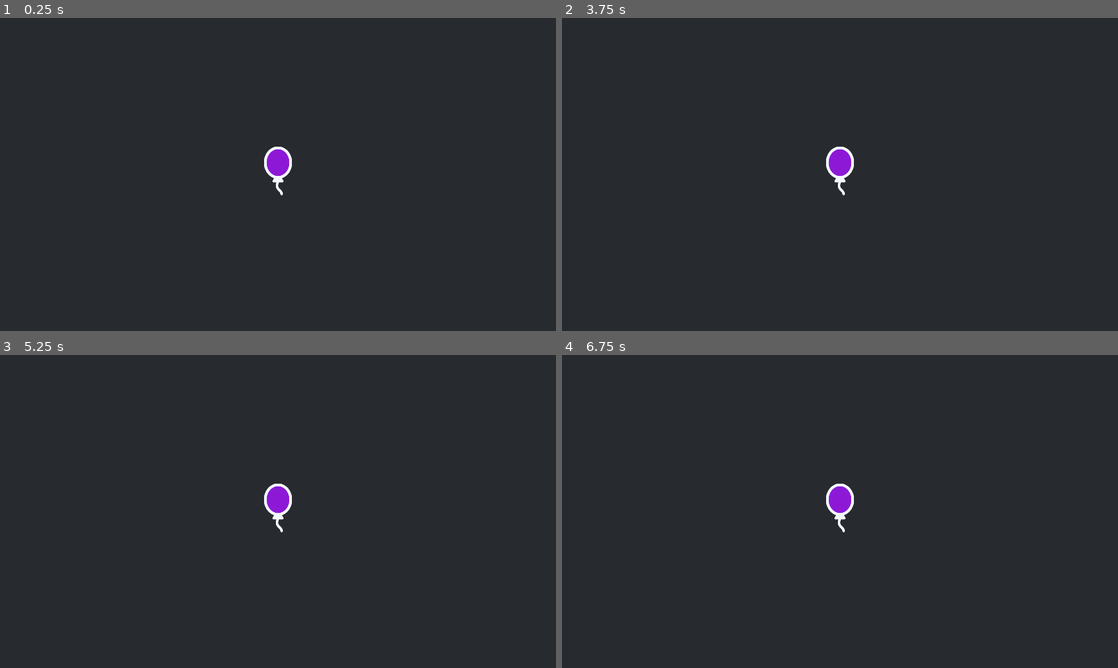
Above: before the commit, frames 1-4 (two rows, left to right).
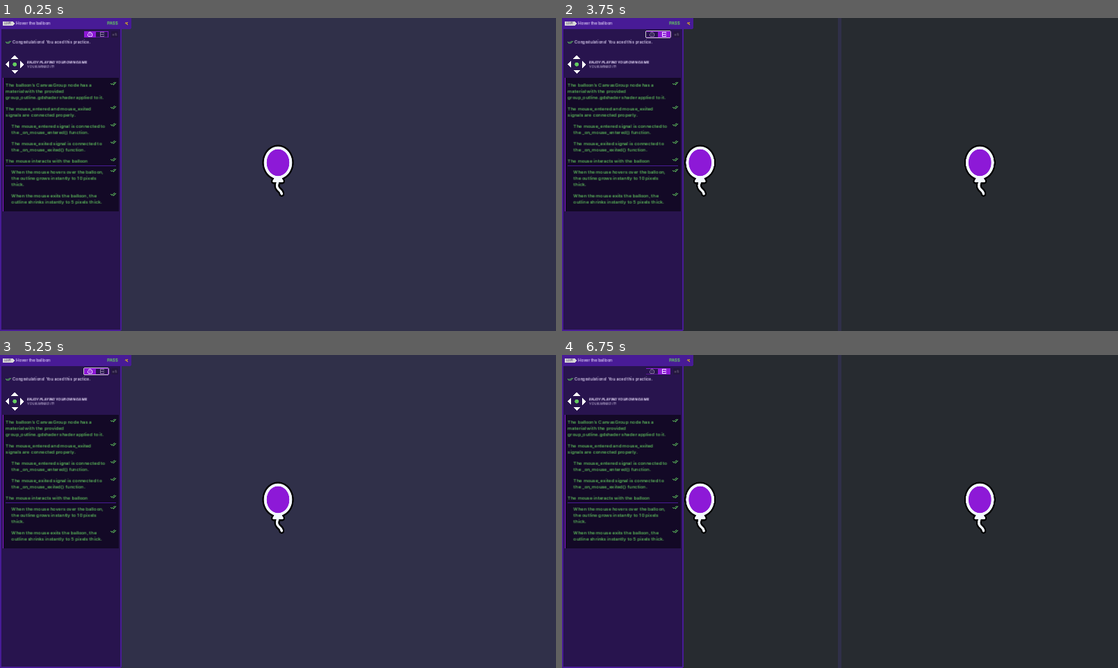
Above: after the commit, the same moments.

Repository: dnskvlnko/2d-GameDev-Course
Game: Godot game, scene res://practices/L3.P1.hover_the_balloon/hover_the_balloon.tscn
Same seed, same stepped clock (60 frames per second), same inputs: the game is played once before the commit and once after it. This scene is started directly instead of the project's main scene.
Inputs (mouse positions are in pixels of both pictures, inside the frame that each line leads up to):
- Up to frame 1 (0.25 s): no input
- Up to frame 2 (3.75 s): click (689, 24) at 0.52 s; tap Enter at 1.25, 2.75 s; move the mouse to (962, 158) at 1.27 s; press the mouse at (962, 158) at 1.28 s; hold D (move_right) 1.28-2.03 s; tap Space at 1.52, 2, 2.27 s; move the mouse to (728, 190) at 2.02 s; release the mouse at (728, 190) at 2.03 s; hold S (move_down) 2.03-2.78 s; right-click (728, 190) at 2.1 s; click (728, 190) at 2.17 s; move the mouse to (895, 105) at 2.77 s; hold D (move_right) 2.78-3.5 s; tap Z at 2.85 s; click (895, 105) at 2.92 s; click (656, 33) at 3.52 s
- Up to frame 3 (5.25 s): tap Space at 4.25, 4.52 s; move the mouse to (250, 574) at 4.27 s; hold W (move_up) 4.28-5.03 s; click (250, 574) at 4.35 s; tap Enter at 5 s; move the mouse to (444, 558) at 5.02 s; hold A (move_left) from 5.03 s (still down); hold Right mouse button (right_click) from 5.03 s (still down); click (444, 558) at 5.17 s
- Up to frame 4 (6.75 s): tap Space at 5.27, 5.75, 6.02 s; move the mouse to (673, 464) at 5.77 s; release Right mouse button (right_click) at 5.78 s; tap Z at 5.85 s; click (673, 464) at 5.92 s; move the mouse to (867, 511) at 6.52 s; release A (move_left) at 6.53 s; press the mouse at (867, 511) at 6.53 s; hold S (move_down) from 6.53 s (still down)

The runs differ from the first frame. In frame 1, 99% of the frame differs, in the area x 0-100%, y 0-100%; in frame 2, 23%; in frame 3, 99%; in frame 4, 23%.

Commit message:
L3.P1

Diff:
--- a/M06.looting_workbook/practices/L3.P1.hover_the_balloon/balloon_hover.gd
+++ b/M06.looting_workbook/practices/L3.P1.hover_the_balloon/balloon_hover.gd
@@ -3,19 +3,17 @@
 @onready var canvas_group: CanvasGroup = $CanvasGroup
 @onready var canvas_group_has_material: bool = canvas_group.material != null
 
-
 func _ready() -> void:
+	mouse_entered.connect(_on_mouse_entered)
+	mouse_exited.connect(_on_mouse_exited)
 	set_outline_thickness(5.0)
-
 
 func set_outline_thickness(new_thickness: float) -> void:
 	if canvas_group_has_material:
 		canvas_group.material.set_shader_parameter("line_thickness", new_thickness)
 
-
 func _on_mouse_entered() -> void:
-	pass
-
+	set_outline_thickness(10.0)
 
 func _on_mouse_exited() -> void:
-	pass
+	set_outline_thickness(5.0)
--- a/M06.looting_workbook/practices/L3.P1.hover_the_balloon/balloon_hover.tscn
+++ b/M06.looting_workbook/practices/L3.P1.hover_the_balloon/balloon_hover.tscn
@@ -1,12 +1,19 @@
-[gd_scene load_steps=5 format=3]
+[gd_scene load_steps=7 format=3 uid="uid://bmnlfjtdf8ns2"]
 
 [ext_resource type="Script" path="res://practices/L3.P1.hover_the_balloon/balloon_hover.gd" id="1_vlnte"]
-[ext_resource type="Texture2D" path="res://practices/L3.P1.hover_the_balloon/balloon_tail.png" id="2_vuggf"]
-[ext_resource type="Texture2D" path="res://practices/L3.P1.hover_the_balloon/balloon_top.png" id="3_ora8m"]
+[ext_resource type="Texture2D" uid="uid://cf487car4l5gm" path="res://practices/L3.P1.hover_the_balloon/balloon_tail.png" id="2_vuggf"]
+[ext_resource type="Shader" path="res://practices/L3.P1.hover_the_balloon/group_outline.gdshader" id="2_woa1b"]
+[ext_resource type="Texture2D" uid="uid://b1adpk1vpdh7r" path="res://practices/L3.P1.hover_the_balloon/balloon_top.png" id="3_ora8m"]
 
 [sub_resource type="CapsuleShape2D" id="CapsuleShape2D_cs4t6"]
 radius = 47.0
 height = 166.0
+
+[sub_resource type="ShaderMaterial" id="ShaderMaterial_oqyt6"]
+shader = ExtResource("2_woa1b")
+shader_parameter/line_color = Color(0, 0, 0, 1)
+shader_parameter/line_thickness = 4.0
+shader_parameter/viewport_scale = Vector2(1, 1)
 
 [node name="BalloonHover" type="Area2D"]
 position = Vector2(960, 540)
@@ -19,6 +26,7 @@
 shape = SubResource("CapsuleShape2D_cs4t6")
 
 [node name="CanvasGroup" type="CanvasGroup" parent="."]
+material = SubResource("ShaderMaterial_oqyt6")
 position = Vector2(0, 33)
 
 [node name="Tail" type="Sprite2D" parent="CanvasGroup"]
--- a/M06.looting_workbook/practices/L3.P1.hover_the_balloon/hover_the_balloon.tscn
+++ b/M06.looting_workbook/practices/L3.P1.hover_the_balloon/hover_the_balloon.tscn
@@ -1,16 +1,11 @@
-[gd_scene load_steps=3 format=3]
+[gd_scene load_steps=2 format=3 uid="uid://dw0gb7ytrfj3d"]
 
-[ext_resource type="PackedScene" path="res://practices/L3.P1.hover_the_balloon/balloon_hover.tscn" id="1_biewv"]
-[ext_resource type="Script" path="res://practices/L3.P1.hover_the_balloon/balloon_hover.gd" id="2_mo74b"]
+[ext_resource type="PackedScene" uid="uid://bmnlfjtdf8ns2" path="res://practices/L3.P1.hover_the_balloon/balloon_hover.tscn" id="1_biewv"]
 
 [node name="HoverTheBalloon" type="Node2D"]
 metadata/_edit_horizontal_guides_ = []
 
-[node name="BalloonHover" type="Area2D" parent="." instance=ExtResource("1_biewv")]
-position = Vector2(960, 540)
-collision_layer = 2
-collision_mask = 0
-script = ExtResource("2_mo74b")
+[node name="BalloonHover" parent="." instance=ExtResource("1_biewv")]
 
 [node name="ExtraVisuals" type="Node" parent="."]
 
@@ -20,7 +15,7 @@
 [node name="CanvasLayer" type="CanvasLayer" parent="ExtraVisuals"]
 layer = -1
 
-[node name="ColorRect" type="ColorRect" parent="ExtraVisuals/CanvasLayer"]
+[node name="ColorRect" type="ColorRect" parent="ExtraVisuals/CanvasLayer" groups=["GDFExcludeVisibility"]]
 anchors_preset = 15
 anchor_right = 1.0
 anchor_bottom = 1.0
--- a/M06.looting_workbook/project.godot
+++ b/M06.looting_workbook/project.godot
@@ -16,6 +16,11 @@
 config/features=PackedStringArray("4.2", "Forward Plus")
 config/icon="res://icon_looting.png"
 
+[autoload]
+
+UITestPanel="*res://addons/gdquest_practice_framework/tester/ui_test_panel.tscn"
+Metadata="*res://addons/gdquest_practice_framework/practice_solutions/metadata.gd"
+
 [display]
 
 window/size/viewport_width=1920
@@ -24,6 +29,10 @@
 window/size/window_width_override=1152
 window/size/window_height_override=648
 window/stretch/mode="canvas_items"
+
+[editor_plugins]
+
+enabled=PackedStringArray("res://addons/gdquest_practice_framework/plugin.cfg")
 
 [input]
 
